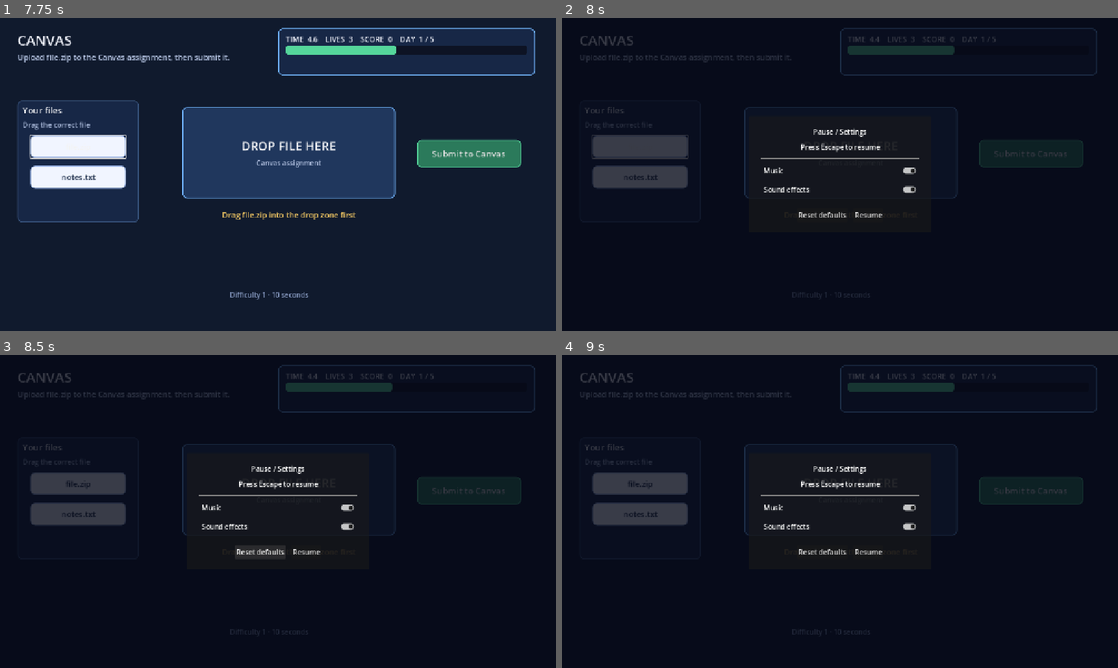
Above: before the commit, frames 1-4 (two rows, left to right).
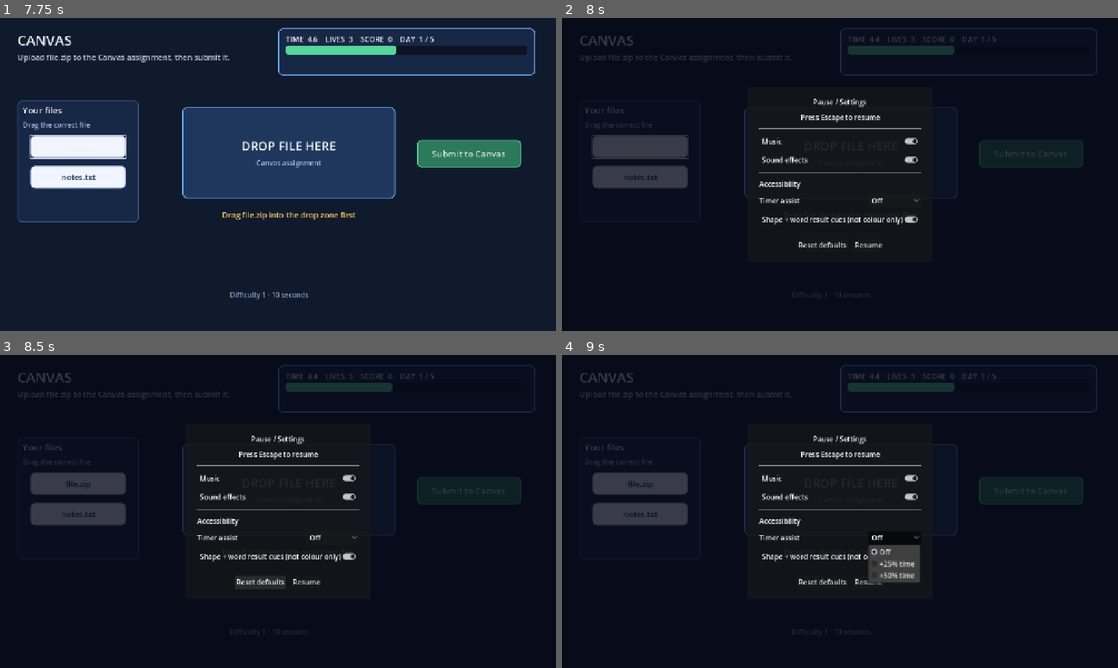
Above: after the commit, the same moments.

Repository: Luna020204/AggieWare
Game: Godot game, scene res://scenes/core/game_flow.tscn
Two runs of this game, one before a commit and one after it. Both use one fixed random seed, a clock stepped at 60 frames per second and the inputs below.
Inputs (mouse positions are in pixels of both pictures, inside the frame that each line leads up to):
- Up to frame 1 (7.75 s): click "Start Week" at 0.5 s; click "1 MONDAY" at 1.25 s; tap Enter (game_confirm) at 2, 2.1, 5, 5.85, 6.5, 7.35 s; move the mouse to (400, 158) at 2.02 s; hold Right (game_right) 2.03-2.75 s; click (400, 158) at 2.17 s; click "Submit to Canvas" at 2.75 s; click "file.zip" at 3.5 s; click "notes.txt" at 4.25 s; drag from (166, 190) to (250, 237) at 5.02 s; move the mouse to (333, 105) at 5.77 s; hold Right (game_right) 5.78-6.5 s; click (333, 105) at 5.92 s; drag from (250, 237) to (111, 127) at 6.52 s; move the mouse to (444, 221) at 7.27 s; hold Left (game_left) from 7.28 s (still down); click (444, 221) at 7.42 s
- Up to frame 2 (8 s): keep holding Left (game_left); tap Escape (game_pause) at 7.9 s
- Up to frame 3 (8.5 s): release Left (game_left) at 8 s; click "Reset defaults" at 8 s
- Up to frame 4 (9 s): click (895, 536) at 8.75 s, where only the run after the commit has a clickable "Off"

Frame 1 is identical in both runs. In frame 2, 2.2% of the frame differs, in the area x 35-65%, y 25-74%; in frame 3, 2.5%; in frame 4, 3.2%.

Commit message:
SCRUM-41: Add timer assist and colour-independent result cues
- Accessibility helper (scripts/core/accessibility.gd); values live in
  GameState.settings: timer_assist (1.0 / 1.25 / 1.5) and result_cues.
- Timer assist slows game time only while a microgame runs (after its
  prompt, until its result), so it works for every microgame unchanged.
  The launcher stacks it on the test speed.
- ResultCue banner: filled circle + check + CLEAR vs hollow square +
  cross + MISS, shown by the week flow and the launcher; HUD timer gets
  a warning glyph in the last 3 s. Both follow the result_cues setting.
- Pause/settings menu (SCRUM-60) gains an Accessibility section; Reset
  defaults covers it.
- tools/smoke_accessibility.gd covers defaults, the menu, the slowed
  round (0.5 s real = ~0.4 s round time at +25%), speed restore, cues
  on/off, the HUD glyph and the launcher. Build scripts now also fail on
  any SCRIPT ERROR in a smoke run and include this test.

Co-Authored-By: Claude Opus 5.5 <noreply@anthropic.com>

Diff:
--- /dev/null
+++ b/scripts/core/accessibility.gd
@@ -0,0 +1,48 @@
+class_name Accessibility
+extends RefCounted
+
+## SCRUM-41: accessibility options shared by the week flow and the launcher.
+##
+## The values live in GameState.settings (so the pause/settings menu edits
+## them and SCRUM-57 saves them):
+##   timer_assist    1.0 / 1.25 / 1.5: how much longer each microgame lasts.
+##                   Applied by slowing game time while a microgame runs, so it
+##                   works for every microgame without changing their code.
+##   result_cues     Show a large shape + word result banner (✔ CLEAR /
+##                   ✖ MISS) and a ⚠ on the low-time HUD timer, so results
+##                   never depend on red/green alone.
+
+const TIMER_ASSIST_LEVELS: Array[float] = [1.0, 1.25, 1.5]
+const TIMER_ASSIST_NAMES: Array[String] = ["Off", "+25% time", "+50% time"]
+
+
+static func timer_assist() -> float:
+	var value := float(_setting(&"timer_assist", 1.0))
+	return clampf(value, 1.0, 2.0)
+
+
+static func result_cues_enabled() -> bool:
+	return bool(_setting(&"result_cues", true))
+
+
+## Looks the GameState autoload up at runtime so this helper also compiles
+## in headless --script tools, where autoload names are not identifiers.
+static func _setting(setting_name: StringName, fallback: Variant) -> Variant:
+	var tree := Engine.get_main_loop() as SceneTree
+	var state: Node = tree.root.get_node_or_null("GameState") if tree != null else null
+	if state == null:
+		return fallback
+	return state.call("get_setting", setting_name, fallback)
+
+
+## Game speed to use while a microgame is running.
+static func microgame_time_scale(base_speed: float = 1.0) -> float:
+	return base_speed / timer_assist()
+
+
+static func begin_microgame(base_speed: float = 1.0) -> void:
+	Engine.time_scale = microgame_time_scale(base_speed)
+
+
+static func end_microgame() -> void:
+	Engine.time_scale = 1.0
--- a/scripts/core/game_flow.gd
+++ b/scripts/core/game_flow.gd
@@ -37,6 +37,8 @@
 ## SCRUM-39: one-verb instruction prompt shown before each microgame.
 const PROMPT_SECONDS := 1.0
 var _prompt: Control
+## SCRUM-41: shape + word result banner.
+var _result_cue: Control
 
 
 func _ready() -> void:
@@ -195,12 +197,14 @@
 func _show_instruction_prompt(microgame: Control) -> void:
 	var entry := MicrogameCatalog.find_by_scene(microgame.scene_file_path)
 	if entry.is_empty():
+		Accessibility.begin_microgame()
 		return
 	microgame.process_mode = Node.PROCESS_MODE_DISABLED
 	_prompt = InstructionPrompt.for_entry(entry, PROMPT_SECONDS)
 	_prompt.finished.connect(func() -> void:
 		if is_instance_valid(microgame):
 			microgame.process_mode = Node.PROCESS_MODE_INHERIT
+			Accessibility.begin_microgame()
 	)
 	add_child(_prompt)
 
@@ -237,6 +241,10 @@
 func _on_round_completed(success: bool) -> void:
 	if state != FlowState.PLAYING:
 		return
+	Accessibility.end_microgame()
+	if Accessibility.result_cues_enabled():
+		_result_cue = ResultCue.create(success)
+		add_child(_result_cue)
 	if success:
 		score += 100
 	else:
@@ -340,6 +348,10 @@
 
 
 func _clear_active_scene() -> void:
+	Accessibility.end_microgame()
+	if is_instance_valid(_result_cue):
+		_result_cue.queue_free()
+		_result_cue = null
 	if is_instance_valid(_prompt):
 		_prompt.queue_free()
 		_prompt = null
--- a/scripts/core/game_state.gd
+++ b/scripts/core/game_state.gd
@@ -9,6 +9,9 @@
 var settings: Dictionary = {
 	&"music_enabled": true,
 	&"sfx_enabled": true,
+	# SCRUM-41 accessibility (see scripts/core/accessibility.gd).
+	&"timer_assist": 1.0,
+	&"result_cues": true,
 }
 
 
--- a/scripts/debug/microgame_launcher.gd
+++ b/scripts/debug/microgame_launcher.gd
@@ -34,6 +34,7 @@
 var _elapsed := 0.0
 var _round_seconds := 0.0
 var _prompt: InstructionPrompt
+var _result_cue: ResultCue
 ## SCRUM-39: show the one-verb instruction prompt before the microgame.
 var show_prompt := true
 
@@ -112,7 +113,8 @@
 	_menu.visible = false
 	_debug_bar.visible = true
 	_debug_label.text = "TEST  %s · %s · %sx" % [entry["title"], MicrogameCatalog.DIFFICULTY_NAMES[difficulty], _speed_text()]
-	Engine.time_scale = SPEEDS[speed_index]
+	# SCRUM-41: the timer-assist setting stacks on top of the test speed.
+	Accessibility.begin_microgame(SPEEDS[speed_index])
 
 
 ## Leaves the running microgame (if any) and shows the launcher menu.
@@ -128,6 +130,9 @@
 	if is_instance_valid(_prompt):
 		_prompt.queue_free()
 	_prompt = null
+	if is_instance_valid(_result_cue):
+		_result_cue.queue_free()
+	_result_cue = null
 	_debug_bar.visible = false
 	_menu.visible = true
 	_result_label.text = last_result if last_result != "" else "Pick a microgame and press Launch."
@@ -142,6 +147,10 @@
 	if not _running:
 		return
 	_running = false
+	Accessibility.end_microgame()
+	if Accessibility.result_cues_enabled():
+		_result_cue = ResultCue.create(success)
+		add_child(_result_cue)
 	var entry: Dictionary = MicrogameCatalog.ENTRIES[selected_index]
 	last_result = "Last run: %s · %s · %sx  →  %s after %.1f s (round is %.1f s)" % [
 		entry["title"], MicrogameCatalog.DIFFICULTY_NAMES[difficulty], _speed_text(),
--- a/scripts/ui/game_hud.gd
+++ b/scripts/ui/game_hud.gd
@@ -17,6 +17,9 @@
 
 func set_round_status(seconds_left: float, round_seconds: float, lives: int, score: int, stage_index: int, stage_count: int) -> void:
 	_timer_label.text = "TIME  %.1f" % maxf(seconds_left, 0.0)
+	# SCRUM-41: low-time warning that does not rely on the red colour alone.
+	if seconds_left <= 3.0 and Accessibility.result_cues_enabled():
+		_timer_label.text = "⚠ " + _timer_label.text
 	_lives_label.text = "LIVES  %d" % maxi(lives, 0)
 	_score_label.text = "SCORE  %d" % score
 	_progress_label.text = "DAY  %d / %d" % [stage_index + 1, stage_count]
--- /dev/null
+++ b/scripts/ui/result_cue.gd
@@ -0,0 +1,47 @@
+class_name ResultCue
+extends Control
+
+## SCRUM-41: colour-independent round result banner.
+##
+## A filled circle with a check and the word CLEAR, or a hollow square with a
+## cross and the word MISS. Shape, symbol and word all differ, so it reads
+## the same with any colour vision or in greyscale. Shown by the week flow
+## and the launcher when Accessibility.result_cues_enabled() is on.
+
+var success := true
+
+
+static func create(was_success: bool) -> ResultCue:
+	var cue := ResultCue.new()
+	cue.success = was_success
+	return cue
+
+
+func _ready() -> void:
+	set_anchors_and_offsets_preset(Control.PRESET_FULL_RECT)
+	mouse_filter = Control.MOUSE_FILTER_IGNORE
+	process_mode = Node.PROCESS_MODE_ALWAYS
+	queue_redraw()
+
+
+func get_word() -> String:
+	return "CLEAR" if success else "MISS"
+
+
+func _draw() -> void:
+	var center := Vector2(640.0, 330.0)
+	var panel := Rect2(center - Vector2(250.0, 110.0), Vector2(500.0, 220.0))
+	draw_rect(panel, Color(0.04, 0.05, 0.1, 0.88))
+	draw_rect(panel, Color("#f5f7ff"), false, 4.0)
+	var icon := center + Vector2(-140.0, 0.0)
+	var ink := Color("#f5f7ff")
+	if success:
+		draw_circle(icon, 62.0, Color("#2f7d57"))
+		draw_arc(icon, 62.0, 0.0, TAU, 48, ink, 5.0)
+		draw_polyline(PackedVector2Array([icon + Vector2(-30.0, 2.0), icon + Vector2(-8.0, 26.0), icon + Vector2(32.0, -24.0)]), ink, 10.0)
+	else:
+		var square := Rect2(icon - Vector2(58.0, 58.0), Vector2(116.0, 116.0))
+		draw_rect(square, ink, false, 6.0)
+		draw_line(icon + Vector2(-30.0, -30.0), icon + Vector2(30.0, 30.0), ink, 10.0)
+		draw_line(icon + Vector2(30.0, -30.0), icon + Vector2(-30.0, 30.0), ink, 10.0)
+	draw_string(get_theme_default_font(), center + Vector2(-50.0, 26.0), get_word(), HORIZONTAL_ALIGNMENT_LEFT, -1, 72, ink)
--- a/scripts/ui/settings_pause_menu.gd
+++ b/scripts/ui/settings_pause_menu.gd
@@ -12,6 +12,9 @@
 var _center: CenterContainer
 var _music_toggle: CheckButton
 var _sfx_toggle: CheckButton
+# SCRUM-41 accessibility controls.
+var _timer_assist_option: OptionButton
+var _result_cues_toggle: CheckButton
 
 
 func _ready() -> void:
@@ -83,6 +86,8 @@
 	_sfx_toggle.toggled.connect(_on_sfx_toggled)
 	layout.add_child(_sfx_toggle)
 
+	_build_accessibility_section(layout)
+
 	layout.add_child(HSeparator.new())
 
 	var buttons := HBoxContainer.new()
@@ -119,6 +124,8 @@
 		return
 	_music_toggle.button_pressed = GameState.get_setting(&"music_enabled", true)
 	_sfx_toggle.button_pressed = GameState.get_setting(&"sfx_enabled", true)
+	_timer_assist_option.select(maxi(Accessibility.TIMER_ASSIST_LEVELS.find(Accessibility.timer_assist()), 0))
+	_result_cues_toggle.button_pressed = Accessibility.result_cues_enabled()
 
 
 func _on_music_toggled(enabled: bool) -> void:
@@ -132,3 +139,39 @@
 func _on_reset_pressed() -> void:
 	GameState.set_setting(&"music_enabled", true)
 	GameState.set_setting(&"sfx_enabled", true)
+	GameState.set_setting(&"timer_assist", 1.0)
+	GameState.set_setting(&"result_cues", true)
+
+
+## SCRUM-41: accessibility options (timer assist, shape + word result cues).
+func _build_accessibility_section(layout: VBoxContainer) -> void:
+	layout.add_child(HSeparator.new())
+	var heading := Label.new()
+	heading.text = "Accessibility"
+	layout.add_child(heading)
+
+	var assist_row := HBoxContainer.new()
+	layout.add_child(assist_row)
+	var assist_label := Label.new()
+	assist_label.text = "Timer assist"
+	assist_label.size_flags_horizontal = Control.SIZE_EXPAND_FILL
+	assist_row.add_child(assist_label)
+	_timer_assist_option = OptionButton.new()
+	for level_name: String in Accessibility.TIMER_ASSIST_NAMES:
+		_timer_assist_option.add_item(level_name)
+	_timer_assist_option.tooltip_text = "Slows every microgame down so each round lasts longer."
+	_timer_assist_option.item_selected.connect(_on_timer_assist_selected)
+	assist_row.add_child(_timer_assist_option)
+
+	_result_cues_toggle = CheckButton.new()
+	_result_cues_toggle.text = "Shape + word result cues (not colour only)"
+	_result_cues_toggle.toggled.connect(_on_result_cues_toggled)
+	layout.add_child(_result_cues_toggle)
+
+
+func _on_timer_assist_selected(index: int) -> void:
+	GameState.set_setting(&"timer_assist", Accessibility.TIMER_ASSIST_LEVELS[index])
+
+
+func _on_result_cues_toggled(enabled: bool) -> void:
+	GameState.set_setting(&"result_cues", enabled)
--- /dev/null
+++ b/tools/smoke_accessibility.gd
@@ -0,0 +1,119 @@
+extends SceneTree
+
+## SCRUM-41 / SCRUM-57 smoke test: accessibility and control options.
+## Run with: godot --headless --path . --script res://tools/smoke_accessibility.gd
+## Prints ACCESSIBILITY_SMOKE_OK when every check passes.
+
+var _failed := false
+
+
+func _initialize() -> void:
+	_run.call_deferred()
+
+
+func _run() -> void:
+	await _accessibility_options()
+	_reset_settings()
+	if not _failed:
+		print("ACCESSIBILITY_SMOKE_OK")
+	quit(1 if _failed else 0)
+
+
+# --- SCRUM-41 ----------------------------------------------------------------
+
+func _accessibility_options() -> void:
+	_reset_settings()
+	_assert(is_equal_approx(Accessibility.timer_assist(), 1.0), "a11y: timer assist not off by default")
+	_assert(Accessibility.result_cues_enabled(), "a11y: result cues not on by default")
+
+	# The pause/settings menu edits the real settings.
+	var menu: Variant = load("res://scenes/ui/settings_pause_menu.tscn").instantiate()
+	root.add_child(menu)
+	await process_frame
+	menu._timer_assist_option.select(2)
+	menu._timer_assist_option.item_selected.emit(2)
+	_assert(is_equal_approx(Accessibility.timer_assist(), 1.5), "a11y: menu did not set +50% time")
+	menu._result_cues_toggle.button_pressed = false
+	_assert(not Accessibility.result_cues_enabled(), "a11y: menu did not turn result cues off")
+	menu._on_reset_pressed()
+	_assert(is_equal_approx(Accessibility.timer_assist(), 1.0) and Accessibility.result_cues_enabled(), "a11y: reset defaults did not reset accessibility")
+	menu.queue_free()
+	await process_frame
+
+	# Week flow: timer assist slows the microgame only while it runs.
+	_gs().set_setting(&"timer_assist", 1.25)
+	var flow: Variant = load("res://scenes/core/game_flow.tscn").instantiate()
+	root.add_child(flow)
+	await process_frame
+	flow._start_stage(0)
+	await process_frame
+	_assert(is_equal_approx(Engine.time_scale, 1.0), "a11y: game slowed during the prompt")
+	flow._prompt.finish()
+	await process_frame
+	_assert(is_equal_approx(Engine.time_scale, 0.8), "a11y: +25%% time did not slow the microgame (%.2f)" % Engine.time_scale)
+	var before: float = flow._active_scene._time_left
+	await create_timer(0.5, true, false, true).timeout
+	var used: float = before - flow._active_scene._time_left
+	_assert(used < 0.47 and used > 0.3, "a11y: 0.5 s real time used %.2f s of round time" % used)
+	flow._active_scene._finish_round(false, "test")
+	await process_frame
+	_assert(is_equal_approx(Engine.time_scale, 1.0), "a11y: speed not restored after the round")
+	_assert(is_instance_valid(flow._result_cue) and flow._result_cue.get_word() == "MISS", "a11y: no MISS result cue")
+	await create_timer(0.9, true, false, true).timeout
+	_assert(not is_instance_valid(flow._result_cue), "a11y: result cue not cleared after the round")
+
+	# Cues off: no banner, no warning glyph.
+	_gs().set_setting(&"result_cues", false)
+	flow._start_stage(3)
+	await process_frame
+	flow._prompt.finish()
+	await process_frame
+	flow._active_scene._finish_round(true, "test")
+	await process_frame
+	_assert(not is_instance_valid(flow._result_cue), "a11y: cue shown with cues off")
+	flow.queue_free()
+	await process_frame
+
+	var hud: Variant = load("res://scenes/ui/game_hud.tscn").instantiate()
+	root.add_child(hud)
+	await process_frame
+	hud.set_round_status(2.0, 8.0, 3, 0, 0, 5)
+	_assert(not hud._timer_label.text.contains("⚠"), "a11y: HUD warning shown with cues off")
+	_gs().set_setting(&"result_cues", true)
+	hud.set_round_status(2.0, 8.0, 3, 0, 0, 5)
+	_assert(hud._timer_label.text.contains("⚠"), "a11y: HUD low-time warning missing")
+	hud.set_round_status(6.0, 8.0, 3, 0, 0, 5)
+	_assert(not hud._timer_label.text.contains("⚠"), "a11y: HUD warning shown with time left")
+	hud.queue_free()
+
+	# Launcher: assist stacks on the test speed; a WIN shows CLEAR.
+	_gs().set_setting(&"timer_assist", 1.5)
+	var launcher: Variant = load("res://scenes/debug/microgame_launcher.tscn").instantiate()
+	root.add_child(launcher)
+	await process_frame
+	launcher.launch(0, 0, 2)
+	await process_frame
+	_assert(is_equal_approx(Engine.time_scale, 1.0 / 1.5), "a11y: launcher ignored timer assist (%.2f)" % Engine.time_scale)
+	launcher._active._finish_round(true, "test")
+	await process_frame
+	_assert(is_instance_valid(launcher._result_cue) and launcher._result_cue.get_word() == "CLEAR", "a11y: launcher shows no CLEAR cue")
+	launcher.queue_free()
+	await process_frame
+	Engine.time_scale = 1.0
+
+
+func _reset_settings() -> void:
+	_gs().set_setting(&"timer_assist", 1.0)
+	_gs().set_setting(&"result_cues", true)
+	Engine.time_scale = 1.0
+
+
+func _assert(condition: bool, message: String) -> void:
+	if not condition:
+		_failed = true
+		push_error(message)
+
+
+## Autoload singletons are not compile-time identifiers in a --script run.
+func _gs() -> Node:
+	return root.get_node("GameState")
Not shown, added: scripts/core/accessibility.gd.uid
Not shown, added: scripts/ui/result_cue.gd.uid
Not shown, added: tools/smoke_accessibility.gd.uid
Not shown, changed: tools/build_web.ps1
Not shown, changed: tools/build_web.sh
